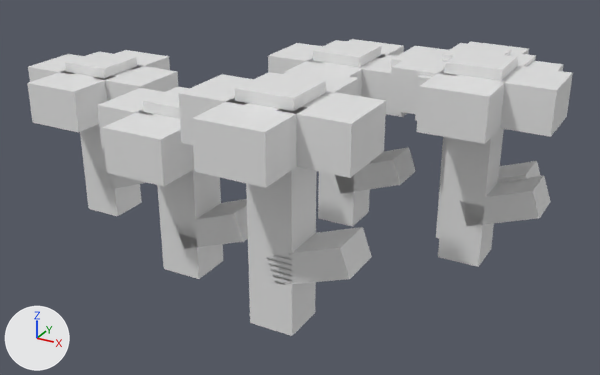
The FBX model assets/models/Flowers.fbx, before and after one commit.
Rendered twice from a 50 mm lens placed at (4.21, -5.17, 3.94), pointed at (0.57, 1.45, 0.63). The axes (+X, +Y, +Z) are drawn at lower left. The lights are the same throughout. The picture after the commit comes second. Where no turn or scale is listed for an object, it has been applied to the vertices.

The scene before the commit, as lines of its bpy script (objects in view):
```python
mat_outline = principled_material('Outline')
mat_outline.base_color = (0.8, 0.8, 0.8)  # white #e7e7e7
mat_outline.roughness = 0.4
me_flowers_outline = bpy.data.meshes.new('Flowers_Outline')
me_flowers_outline.from_pydata(...)  # 336 vertices, 252 faces; spans x -2.54..2.83, y -0.51..3.33, z -0.06..2.07
me_flowers_outline.materials.append(mat_outline)  # white #e7e7e7
ob_outline_008 = bpy.data.objects.new('Outline.008', me_flowers_outline)
ob_outline_008.location = (0.0, 0.0, 0.0)
```
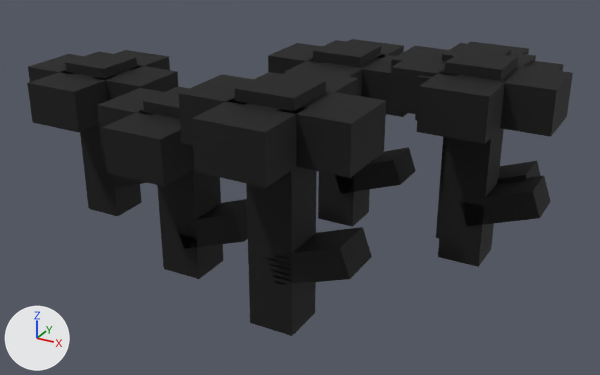
Location of each change, [x1, y1, x2, y2] in pixels of the pictures (600 x 375 px):
'Outline.008', surface changed (white to black): [27, 39, 573, 336] in both

Diff of the bpy script that builds the scene:
```diff
--- a/assets/models/Flowers.fbx.py
+++ b/assets/models/Flowers.fbx.py
@@ img_palette_png @@
+img_palette_png = load_image('palette.png', '_unpacked/palette.png', 32, 32, 'sRGB')
@@ mat_outline @@
 mat_outline = principled_material('Outline')
-mat_outline.base_color = (0.8, 0.8, 0.8)  # white #e7e7e7
-mat_outline.roughness = 0.4
+mat_outline.texture = img_palette_png
+mat_outline.roughness = 0.8
@@ me_flowers_outline @@
 me_flowers_outline.from_pydata(...)  # 336 vertices, 252 faces; spans x -2.54..2.83, y -0.51..3.33, z -0.06..2.07
 # used by ob_outline_008; location = (0.0, 0.0, 0.0)
+# me_flowers_outline part 1: texture (UV) coordinates changed
 me_flowers_outline.materials.append(mat_outline)
```
